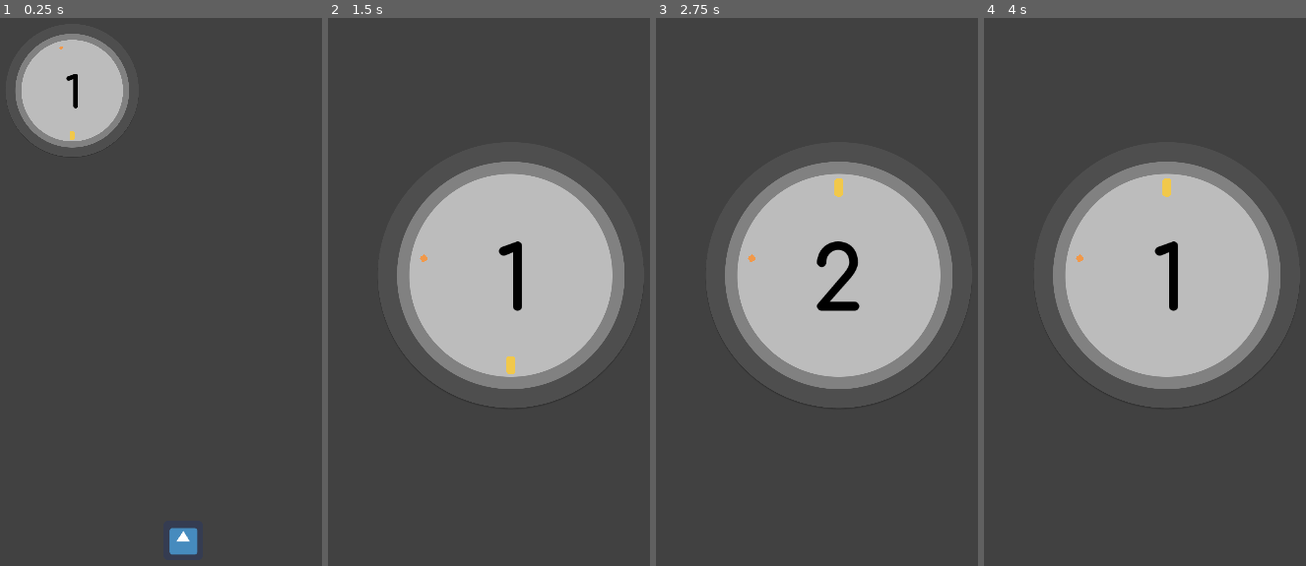
Above: before the commit, frames 1-4 (left to right).
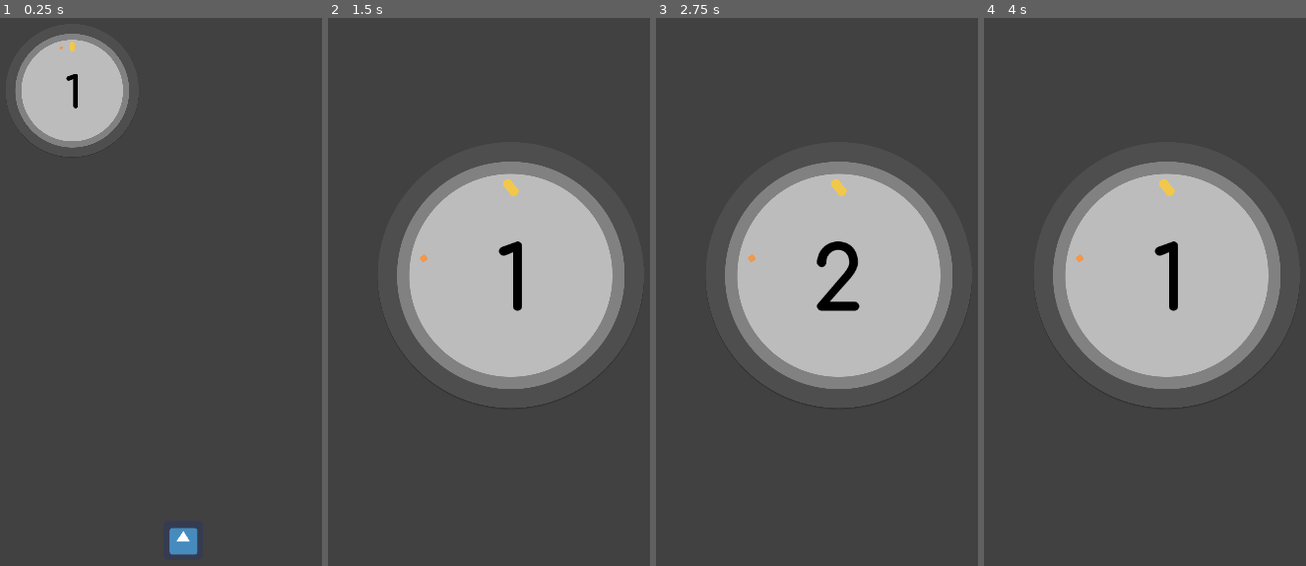
Above: after the commit, the same moments.

Repository: takecare/popthelock
Game: Godot game, scene res://scenes/Start.tscn
Same seed, same stepped clock (60 frames per second), same inputs: the game is played once before the commit and once after it. The engine's default icon, where the game draws it, is replaced by a stand-in: a white triangle on a blue panel in a dark square.
Inputs (mouse positions are in pixels of both pictures, inside the frame that each line leads up to):
- Up to frame 1 (0.25 s): no input
- Up to frame 2 (1.5 s): click (511, 538) at 0.5 s; tap Enter at 1.25 s; move the mouse to (608, 259) at 1.27 s; hold W from 1.28 s (still down); click (608, 259) at 1.35 s
- Up to frame 3 (2.75 s): tap Space at 2 s; move the mouse to (749, 341) at 2.02 s; release W at 2.03 s; hold S from 2.03 s (still down); tap G at 2.1 s
- Up to frame 4 (4 s): tap Enter at 2.75 s; move the mouse to (1212, 127) at 2.77 s; release S at 2.78 s; hold W from 2.78 s (still down); tap H at 2.85 s; tap Space at 3.5 s; move the mouse to (1145, 456) at 3.52 s; tap J at 3.6 s

The runs differ from the first frame. In frame 1, less than 0.1% of the frame differs, in the area x 21-24%, y 4-23%; in frame 2, 0.2%, in the area x 54-60%, y 29-65%; in frame 3, less than 0.1%; in frame 4, less than 0.1%.

Commit message:
reset target

Diff:
--- a/scripts/Crosshair.gd
+++ b/scripts/Crosshair.gd
@@ -22,8 +22,8 @@
 # can say that it's only a hit if the crosshair is overlapping all 3 areas (or 2)
 # instead of just one
 
-func increase_rotation_around(point: Vector2, angle: float):
-  .set_rotation_around(point, angle)
+func increase_rotation_around_by(point: Vector2, angle: float):
+  .increase_rotation_around_by(point, angle)
 
 func _on_Target_area_entered(_area: Area2D) -> void:
   is_inside = true
--- a/scripts/Main.gd
+++ b/scripts/Main.gd
@@ -47,14 +47,13 @@
   score.center_on(lock_center)
   score.set_score(count)
   randomize()
-  target.set_rotation_around(lock_center, deg2rad(180))
 
 func _process(delta: float) -> void:
   if should_crosshair_rotate:
     var _angle = rotation_step * crosshair_speed * delta * crosshair_rotation_direction
     #var angle = angle + 0.25 * delta
     var angle = crosshair_speed * delta * crosshair_rotation_direction
-    crosshair.increase_rotation_around(lock_center, angle)
+    crosshair.increase_rotation_around_by(lock_center, angle)
 
 func _physics_process(_delta: float) -> void:
   pass
@@ -85,7 +84,7 @@
   count = progression[level]
   score.next_level(count) # score.set_score(count)
   # TODO next angle has to place the target in the same direction as the xhair's movement
-  target.set_rotation_around(lock_center, deg2rad(randi() % 360))
+  target.increase_rotation_around_by(lock_center, deg2rad(randi() % 360))
 
 func _on_Crosshair_target_missed() -> void:
   if !is_playing:
--- a/scripts/Rotatable.gd
+++ b/scripts/Rotatable.gd
@@ -1,14 +1,14 @@
 extends Area2D
 
-var _last_angle: float = 0.0
+var _cumulative_rotation: float = 0.0
 
-func set_rotation_around(point: Vector2, angle: float):
+func increase_rotation_around_by(point: Vector2, angle: float):
   _rotate(point, angle)
 
 func _rotate(around: Vector2, angle: float):
   _rotate_around(around, angle)
   _rotate_facing(around)
-  _last_angle = angle
+  _cumulative_rotation += angle
 
 
 func _rotate_around(point: Vector2, angle: float):
@@ -22,10 +22,35 @@
 func _rotate_facing(point: Vector2):
   var distX = position.x - point.x
   var distY = position.y - point.y
-  rotation = atan2(distY, distX) + deg2rad(-90)
+  rotation = atan2(distY, distX) + deg2rad(90)
 
 
 func reset_rotation(around: Vector2) -> void:
-  # TODO i don't know why tis is 360/2
-  var diff = deg2rad(360 / 2) - _last_angle
-  _rotate(around, diff)
+ # TODO find current angle
+  var angle = _angle(around)
+  print(_cumulative_rotation)
+  _rotate(around, -_cumulative_rotation)
+
+
+func _angle(around: Vector2) -> float:
+  # cos(a) = u . v / ||u|| * ||v||
+  # u . v => dot product = ux * vx + uy * vy
+  # ||u|| = length of u = sqrt(ux^2 + uy^2)
+  # acos()
+  # u -> (0, radius)
+  # v -> (posX - centerX, posY - centerY)
+
+  # radius = distance from 'around' to 'position'
+  var radius = sqrt(pow(around.x - position.x, 2) + pow(around.y - position.y, 2))
+
+  var u = Vector2(0, radius)
+  var v = Vector2(position.x - around.x, position.y - around.y) # this is wrong
+
+  var len_u = sqrt(pow(u.x, 2) + pow(u.y, 2))
+  var len_v = sqrt(pow(v.x, 2) + pow(v.y, 2))
+
+  var dot_prod =  u.x * v.x  + u.y * v.y
+  var cosa = dot_prod / (len_u * len_v)
+  var a = acos(cosa)
+
+  return a
--- a/scripts/Target.gd
+++ b/scripts/Target.gd
@@ -9,6 +9,7 @@
 onready var crosshair = get_node(crosshair_path) if crosshair_path != null else null
 onready var crosshair_name = crosshair.name if crosshair != null else ""
 
+# the last point around which this target was rotated
 var _last_point: Vector2
 
 func _ready() -> void:
@@ -19,8 +20,8 @@
     pass
   pass
 
-func set_rotation_around(point: Vector2, angle: float):
-  .set_rotation_around(point, angle)
+func increase_rotation_around_by(point: Vector2, angle: float):
+  .increase_rotation_around_by(point, angle)
   _last_point = point
 
 func reset() -> void:
